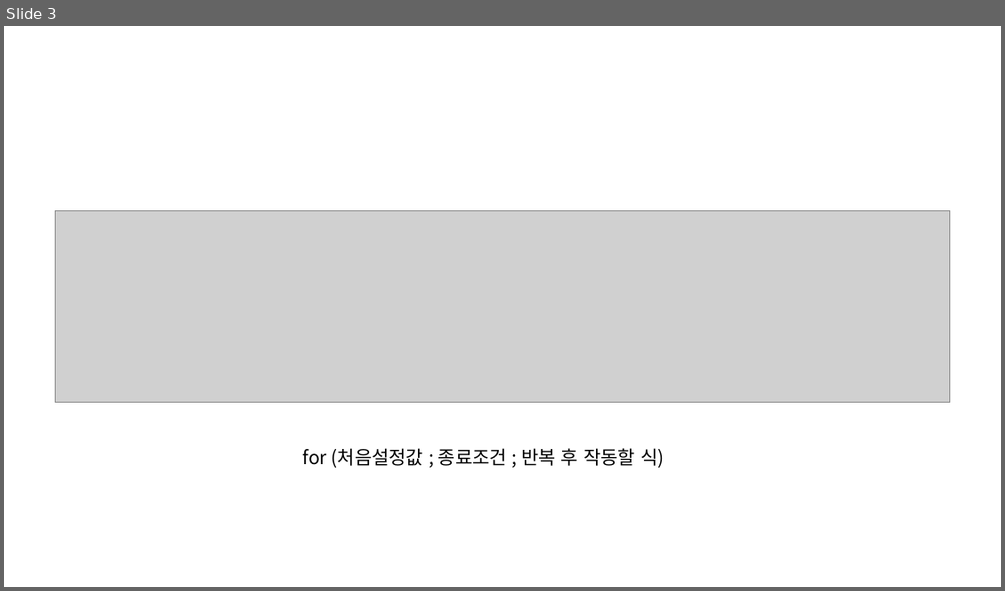
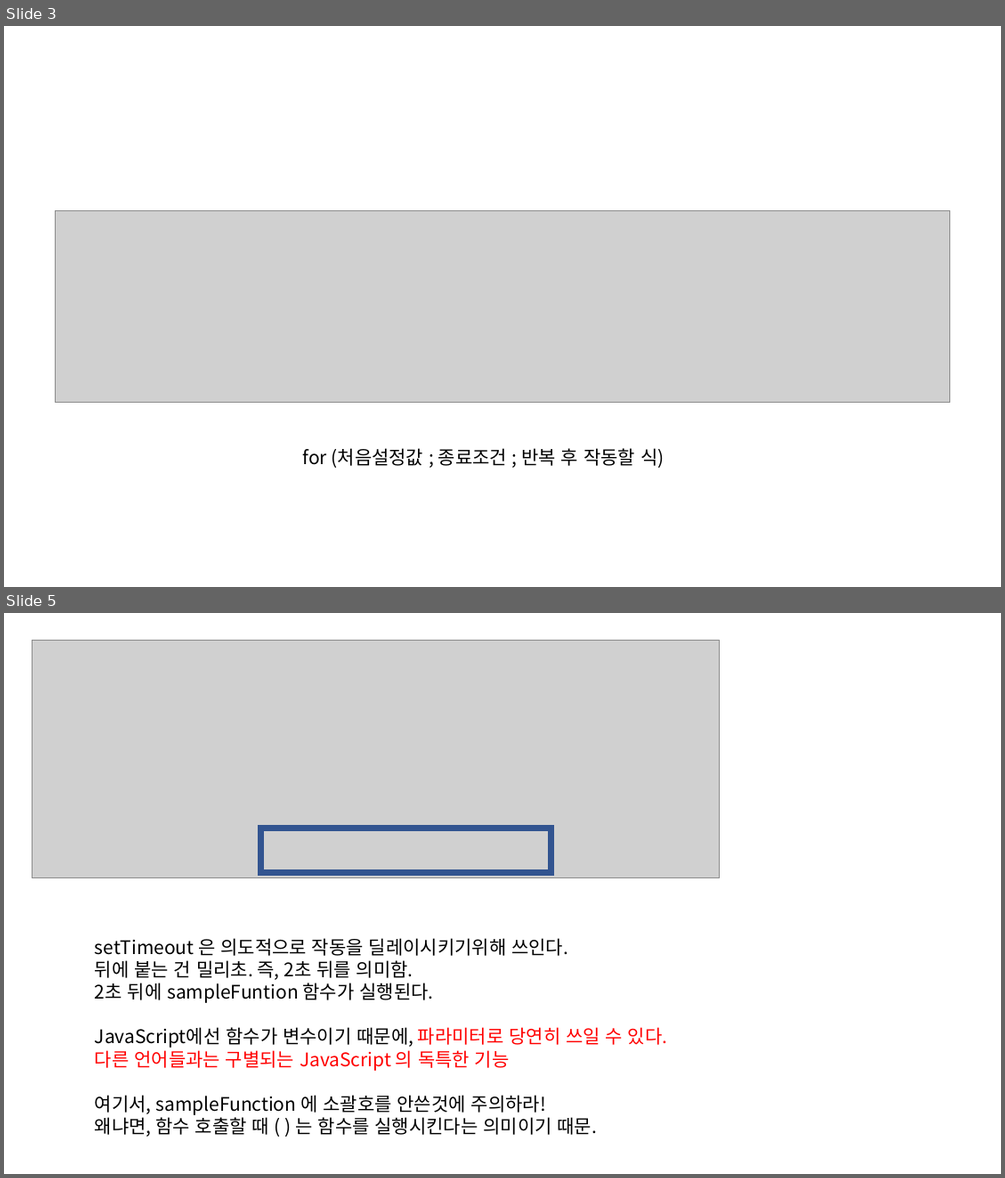
Before and after one commit to GNUCSAssistants/2021webprogramming, a slide deck: 수업/8. JavaScript (4)/PPT/JavaScript(4).pptx. Shown one above the other, each under a label of ours: slide 3 before the commit, slides 3 and 5 after it; the slides between them are not shown. The pictures are 1005x591 and 1005x1178 pixels, drawn with LibreOffice and Linux fonts; fonts in the diff are those of the drawing; grey boxes stand for pictures. Boxes give left, top, right and bottom in pixels: in the first picture for what was removed or moved away, otherwise in the second. Text is boxed around its words. In the diff, an @@ line names an element or a change of style, - is before the commit and + after.

```diff
--- a/수업/8. JavaScript (4)/PPT/JavaScript(4).pptx
+++ b/수업/8. JavaScript (4)/PPT/JavaScript(4).pptx
@@ slide 5 added at bbox=[4, 613, 1001, 1174], background #FFFFFF @@
@@ picture added at bbox=[32, 640, 720, 878] @@
@@ rectangle added at bbox=[261, 827, 552, 872], outline #325491 6 pt @@
@@ text added at bbox=[95, 938, 668, 1136], 18 pt, text #000000 @@
+setTimeout 은 의도적으로 작동을 딜레이시키기위해 쓰인다.
+뒤에 붙는 건 밀리초. 즉, 2초 뒤를 의미함.
+2초 뒤에 sampleFuntion 함수가 실행된다.
+JavaScript에선 함수가 변수이기 때문에, 파라미터로 당연히 쓰일 수 있다.
+다른 언어들과는 구별되는 JavaScript 의 독특한 기능
+여기서, sampleFunction 에 소괄호를 안쓴것에 주의하라!
+왜냐면, 함수 호출할 때 ( ) 는 함수를 실행시킨다는 의미이기 때문.
```
Also in this commit, not shown: 2 slides changed, 23 other slides added, 25 other files.
